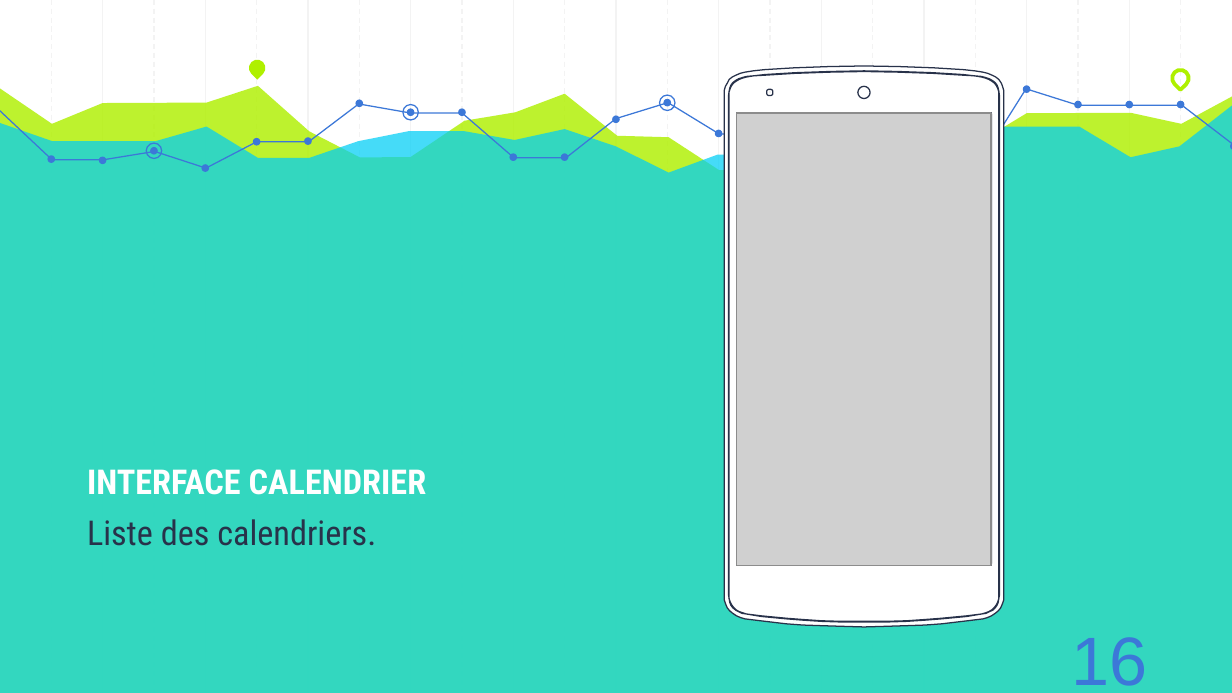
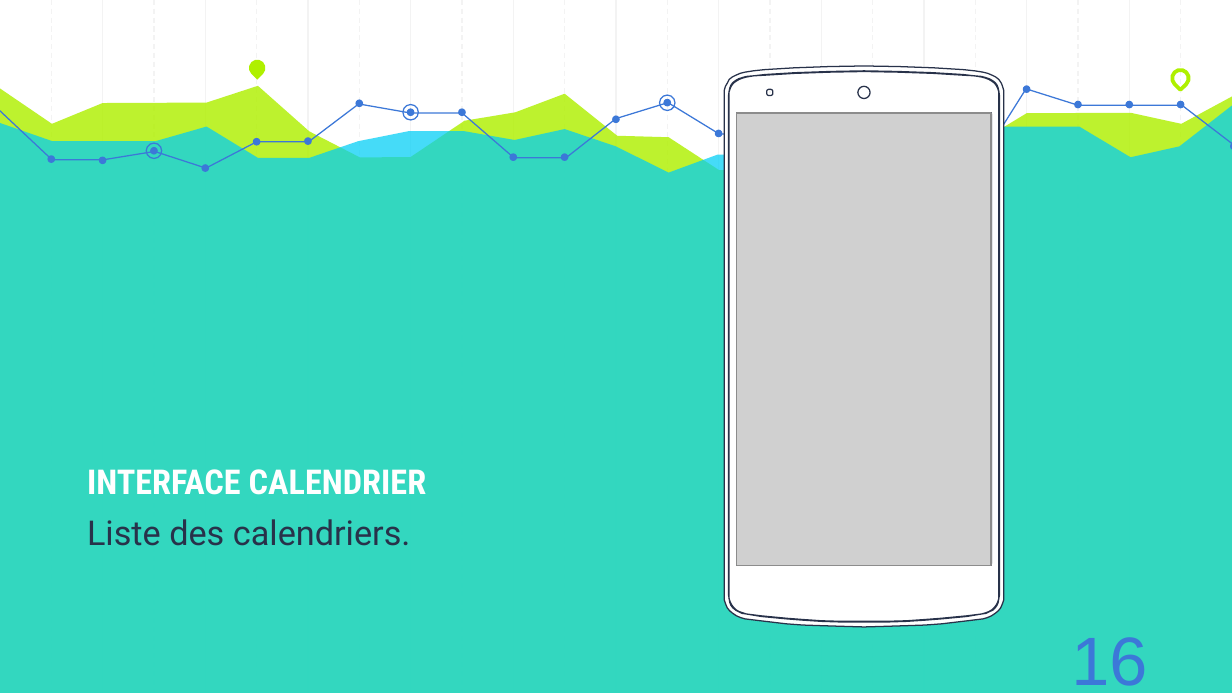
Before and after one commit to AzeddineZadir/docpfc, a slide deck: slide 19 of présentation licence 3.pptx. Drawn at 1232x693 pixels with LibreOffice and Linux fonts; fonts in the diff are those of the drawing; grey boxes stand for pictures. Boxes give left, top, right and bottom in pixels: in the first picture for what was removed or moved away, otherwise in the second. Text is boxed around its words. In the diff, an @@ line names an element or a change of style, - is before the commit and + after.

```diff
--- a/présentation licence 3.pptx
+++ b/présentation licence 3.pptx
@@ text at [87,519,411,546]: font Roboto Condensed to Roboto in "Liste des calendriers." @@
```
Also in this commit, not shown: 7 other slides changed.
